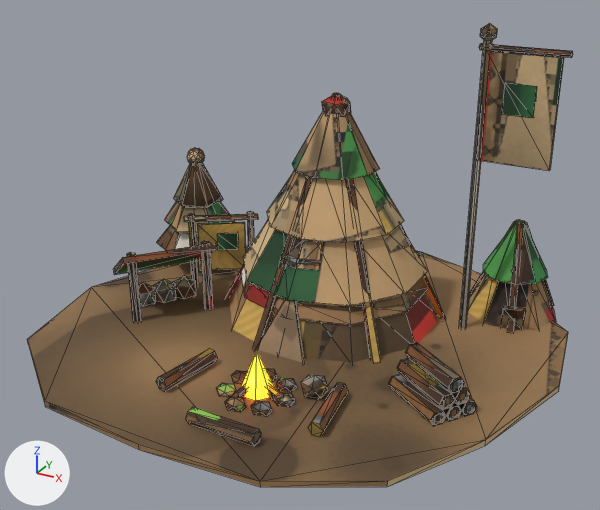
Renders of the glTF model game/assets/models/residence_dl1_red.glb from each side of a commit.
The view is the same before and after, from a 50 mm camera at (1.091, -2.01, 1.276) aimed at (-0.001, -0.026, 0.284). The lights are fixed; the arrows at lower left show +X, +Y and +Z. The picture after the commit comes second. Mesh edges are drawn as thin lines. Vertices at exactly the same position are counted once.

The first picture shows 'residence_dl1_red'.
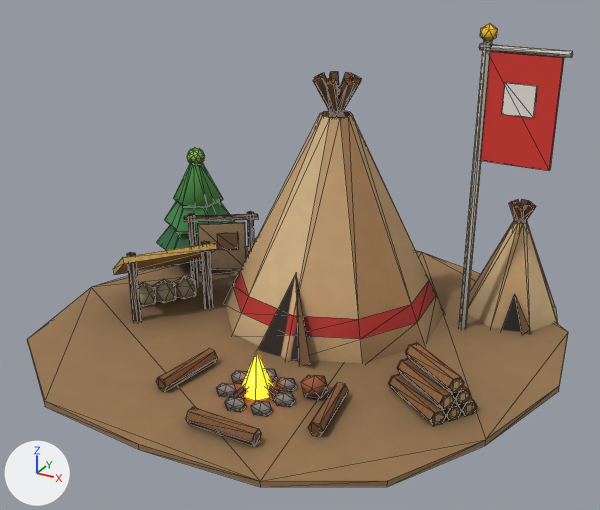
Patch to the scene script:
```diff
--- a/game/assets/models/residence_dl1_red.glb.py
+++ b/game/assets/models/residence_dl1_red.glb.py
@@ me_m @@
 # used by ob_residence_dl1_red; location = (0.0, 0.0, 0.0)
-me_m.from_pydata(...)  # 1035 vertices, 1621 faces; spans x -0.81..0.77, y -0.7..0.78, z -0.07..0.94
+me_m.from_pydata(...)  # 925 vertices, 1423 faces; spans x -0.81..0.77, y -0.7..0.78, z -0.07..0.94
+# me_m part 1: the loose piece of 8 vertices spanning x -0.09..0.01, y -0.16..0.21, z -0.01..0.7 is multiplied about its middle by the matrix ((-0.258, 0.106, 0.002), (-0.106, -0.258, -0.01), (-0.002, -0.01, 0.279)), then moved by (0.04, 0.17, 0.33)
+# me_m part 2: the loose piece of 8 vertices spanning x -0.01..0.28, y -0.06..0.21, z -0.01..0.7 is multiplied about its middle by the matrix ((0.125, 0.249, 0.003), (-0.249, 0.125, 0.01), (0.008, -0.007, 0.279)), then moved by (-0.13, 0.13, 0.33)
+# me_m part 3: the loose piece of 8 vertices spanning x 0.36..0.52, y 0.46..0.52, z 0.0..0.32 is copied, and the copy is multiplied about its middle by the matrix ((-0.325, 0.041, -0.013), (-0.041, -0.325, 0.002), (-0.013, 0.003, 0.328)), then moved by (0.07, -0.02, 0.17); it spans x 0.48..0.55, y 0.45..0.49, z 0.28..0.39
+# me_m part 4: the loose piece of 20 vertices spanning x -0.34..0.34, y -0.16..0.56, z 0.0..0.2 is rebuilt with 40 vertices and now spans x -0.36..0.36, y -0.17..0.57, z 0.0..0.66
+# me_m part 5: the loose piece of 12 vertices spanning x -0.05..0.05, y 0.16..0.24, z 0.64..0.72 is rebuilt with 8 vertices and now spans x -0.06..0.05, y 0.14..0.25, z 0.57..0.78
+# me_m part 6: the loose piece of 8 vertices spanning x 0.52..0.6, y 0.3..0.37, z 0.0..0.1 is rebuilt with 3 vertices and now spans x 0.53..0.6, y 0.31..0.37, z 0.0..0.12
+# me_m part 7: the loose piece of 6 vertices spanning x -0.09..0.09, y -0.16..-0.06, z 0.0..0.2 is rebuilt with 3 vertices and now spans x -0.08..0.08, y -0.16..-0.05, z 0.0..0.24
+# me_m part 8: 8 loose pieces with 88 vertices, spanning x -0.3..0.54, y -0.11..0.51, z 0.11..0.53, are deleted
+# me_m part 9
+# 111 vertices are removed from x -0.36..0.67, y 0.06..0.61, z -0.01..0.72
+# 184 faces are deleted
+# 3 vertices move from x 0.5..0.54, y 0.46..0.48, z 0.31..0.32 to x 0.5..0.54, y 0.31..0.48, z 0.0..0.32
+# 73 vertices are added at x -0.07..0.68, y -0.18..0.63, z 0.0..0.78
+# 102 new faces join them, mat_baked (picture img_bake)
+# me_m part 10: 1212 kept faces spanning x -0.81..0.77, y -0.7..0.78, z -0.07..0.94 get new texture (UV) coordinates
 me_m.materials.append(mat_baked)
```

Location of each change, [x1, y1, x2, y2] in pixels of the pictures (600 x 510 px; the box of a moved part takes in the faces that stretch with it):
part 1 of me_m, moved or reshaped: before [253, 176, 314, 350]; after [326, 78, 339, 115]
part 2 of me_m, moved or reshaped: before [346, 179, 380, 363]; after [329, 72, 354, 118]
part 3 of me_m, added: after [509, 200, 527, 223]
part 4 of me_m, rebuilt: before [229, 276, 440, 363]; after [224, 111, 444, 364]
part 5 of me_m, rebuilt: before [322, 93, 351, 117]; after [313, 76, 343, 117]
part 6 of me_m, rebuilt (19% narrower, 65% taller): before [501, 306, 526, 328]; after [502, 295, 522, 332]
part 7 of me_m, rebuilt: before [259, 300, 304, 363]; after [258, 276, 299, 362]
part 8 of me_m, deleted (brown): before [241, 172, 517, 325]
part 9 of me_m, reshaped: before [225, 93, 556, 332]; after [296, 72, 557, 365]
part 10 of me_m, surface changed: [27, 23, 573, 487] in both
